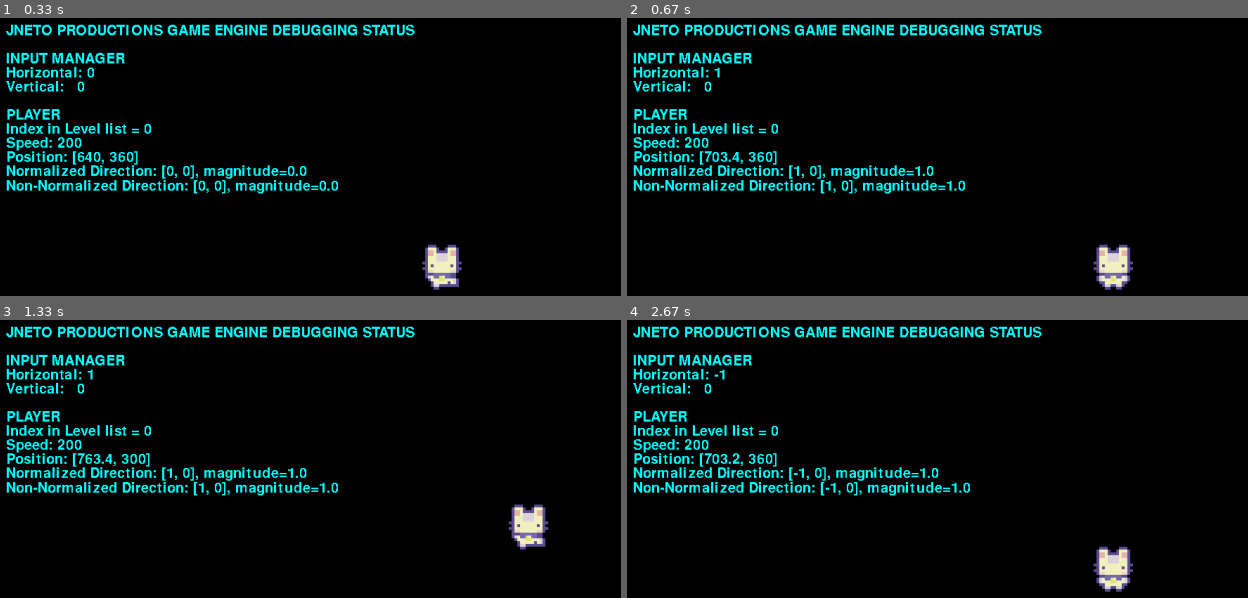
Above: before the commit, frames 1-4 (two rows, left to right).
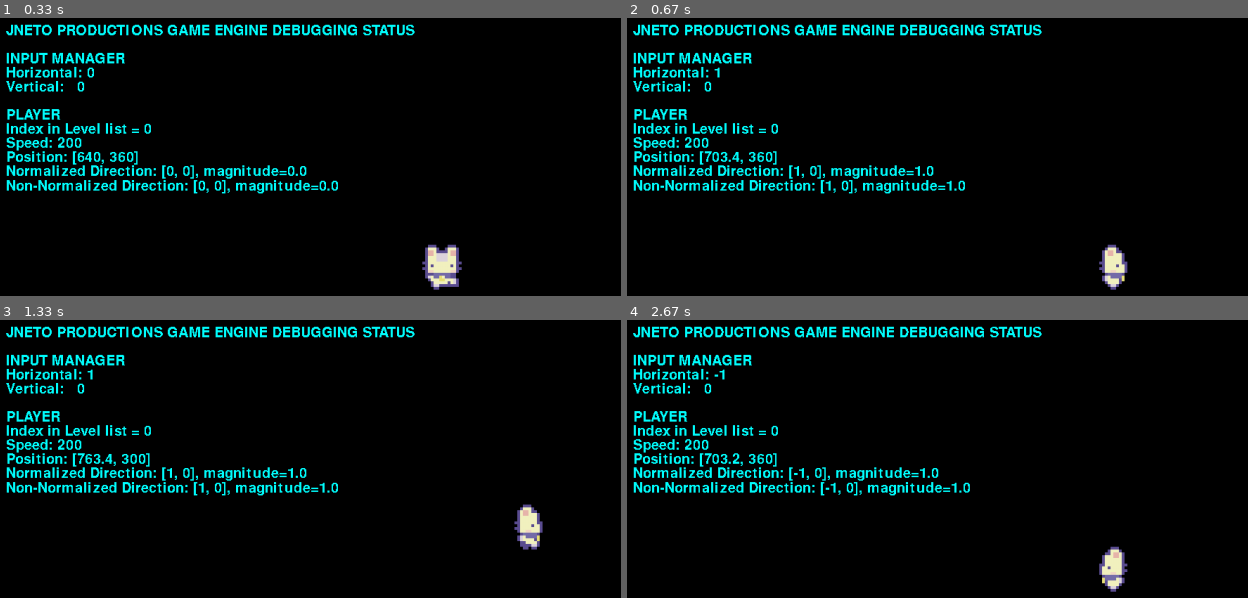
Above: after the commit, the same moments.

Repository: JNetoGH/Pygame-Shop-Game
Game: pygame game, started from game/main.py
Same seed, same stepped clock (60 frames per second), same inputs: the game is played once before the commit and once after it.
Inputs:
- Up to frame 1 (0.33 s): no input
- Up to frame 2 (0.67 s): hold D from 0.33 s (still down)
- Up to frame 3 (1.33 s): release D at 0.8 s; hold W 0.83-1.13 s; hold D from 1.17 s (still down)
- Up to frame 4 (2.67 s): release D at 1.63 s; hold A 1.67-2.2 s; hold S 2.23-2.53 s; hold A from 2.57 s (still down)

Frame 1 is identical in both runs. In frame 2, 0.7% of the frame differs, in the area x 75-82%, y 81-98%; in frame 3, 0.7%; in frame 4, 0.7%.

Commit message:
animation system done

Diff:
--- a/game/level.py
+++ b/game/level.py
@@ -22,7 +22,7 @@
         self.start()  # called once
 
     def start(self):
-        player = Player(pygame.math.Vector2(HALF_SCREEN_WIDTH, HALF_SCREEN_HEIGHT), self.all_sprites, self)
+        self.player = Player(pygame.math.Vector2(HALF_SCREEN_WIDTH, HALF_SCREEN_HEIGHT), self.all_sprites, self)
 
     def tick(self):
         for gm in self.all_game_obj:
--- a/game/main.py
+++ b/game/main.py
@@ -1,7 +1,7 @@
 import pygame
 
-from systems.debugging_canvas import DebuggingCanvas
-from systems.input_manager import InputManager
+from systems.debug.debugging_canvas import DebuggingCanvas
+from systems.input.input_manager import InputManager
 from level import Level
 from settings import *
 
@@ -26,10 +26,10 @@
             pygame.display.update()
 
     def print_status(self):
-        font = pygame.font.Font('freesansbold.ttf', 20)# create a text surface object,
+        font = pygame.font.Font('freesansbold.ttf', 20)  # create a text surface object,
         msgs = "JNETO PRODUCTIONS GAME ENGINE DEBUGGING STATUS" "\n" + \
                "\nINPUT MANAGER\n" + InputManager.get_status() + "\n" + \
-               "\nPLAYER\n" + self.level.all_game_obj[0].get_status() #player is 0
+               "\nPLAYER\n" + self.level.player.get_status()  #player is 0 in the list of objects as well
         # calls the method that displays text on screen
         DebuggingCanvas.blit_text(self.screen, msgs, (20, 20), font, color="cyan")
 
--- a/game/player.py
+++ b/game/player.py
@@ -1,42 +1,10 @@
 import pygame
 import numpy
+
+from systems.animation.animation_clip import AnimationClip
+from systems.animation.animation_controller import AnimationController
 from gameobjs.game_obj import GameObject
-from systems.input_manager import InputManager
-
-#  allows us to walk through folders
-from os import walk
-
-
-# it's basically a list of images
-class Animation:
-
-    def __init__(self, name: str, folder_path: str):
-        self.name = name
-        self.images = []
-        self.import_images_from_folder(folder_path)
-
-    # imports every image inside a folder
-    def import_images_from_folder(self, folder_path) -> None:
-        surface_list = []
-        print("importing ", end="")
-        for folder_name, sub_folder, img_files_list in walk(folder_path):
-            print(f"{folder_name} => {img_files_list}:")
-            for img_name in img_files_list:
-                img_path = folder_path + "/" + img_name
-                print(f"{img_path}")
-                img_surface = pygame.image.load(img_path).convert_alpha()
-                surface_list.append(img_surface)
-            print()
-        for img in surface_list:
-            self.images.append(img)
-
-    def add_unitary_and_manually(self, image_path) -> None:
-        image_surface = pygame.image.load(image_path).convert_alpha()
-        self.images.append(image_surface)
-
-
-class AnimationController:
-    pass
+from systems.input.input_manager import InputManager
 
 
 class Player(GameObject):
@@ -46,23 +14,21 @@
         # movement related
         self.non_normalized_direction: pygame.math.Vector2 = pygame.math.Vector2(0, 0)
         self.normalized_direction: pygame.math.Vector2 = pygame.math.Vector2(0, 0)
-        self.speed = 200
+        self.move_speed = 200
 
-        # sprites
-        # a dictionary that holds all sprites of this GameObject as a list for each position
-        self.animations_dictionary = self.import_sprites_as_dictionary()
-        self.animation_status = "down"  # the key to a animation list in the dictionary
-        self.current_frame_index = 0  # the current img of the list of the dictionary
-        self.animation_speed = 4
+        # animations and controller
+        self.animation_walk_down = AnimationClip("walk_down", "0resources/graphics/character/down_walk")
+        self.animation_walk_right = AnimationClip("walk_right", "0resources/graphics/character/right_walk")
+        self.animation_walk_up = AnimationClip("walk_up", "0resources/graphics/character/up_walk")
+        self.animation_walk_left = AnimationClip("walk_left", "0resources/graphics/character/left_walk")
+        self.animation_controller = AnimationController(self.animation_walk_down)
+        self.animation_controller.add_animation(self.animation_walk_right, self.animation_walk_up, self.animation_walk_left)
 
         # the image itself
-        self.image = self.animations_dictionary[self.animation_status][self.current_frame_index]
+        self.image = self.animation_walk_right.images[0]
 
         # the rectangle that represent the game object: the center pos of the rect is the same of the player pos
         self.rect = self.image.get_rect(center=self.position)
-
-
-
 
     def start(self) -> None:
         print("oi")
@@ -70,7 +36,18 @@
     def tick(self) -> None:
         self.move()
 
-    def move(self):
+    def render(self) -> None:
+        if InputManager.Horizontal_Axis == -1:
+            self.animation_controller.set_current_animation("walk_left")
+        if InputManager.Horizontal_Axis == 1:
+            self.animation_controller.set_current_animation("walk_right")
+        if InputManager.Vertical_Axis == -1:
+            self.animation_controller.set_current_animation("walk_up")
+        if InputManager.Vertical_Axis == 1:
+            self.animation_controller.set_current_animation("walk_down")
+        self.animation_controller.animate(self)
+
+    def move(self) -> None:
         # generates a new move direction and normalizes it
         self.normalized_direction = pygame.math.Vector2(0, 0)
         self.non_normalized_direction = pygame.math.Vector2(InputManager.Horizontal_Axis, InputManager.Vertical_Axis)
@@ -78,63 +55,14 @@
         if numpy.linalg.norm(self.non_normalized_direction) != 0:
             # normalizes the new direction
             self.normalized_direction = self.non_normalized_direction / numpy.linalg.norm(self.non_normalized_direction)
-
         # moves frame-rate independent
-        self.position.x += self.normalized_direction.x * self.speed * self.level.game.delta_time
-        self.position.y += self.normalized_direction.y * self.speed * self.level.game.delta_time
+        self.position.x += self.normalized_direction.x * self.move_speed * self.level.game.delta_time
+        self.position.y += self.normalized_direction.y * self.move_speed * self.level.game.delta_time
         self.rect.center = self.position  # updates the rect position
-
-    def render(self) -> None:
-        self.animate()
-
-
-    # ANIMATE
-    def animate(self):
-        # jump from frame to frame
-        self.current_frame_index += self.animation_speed * self.level.game.delta_time
-        # sets back to the first frame if it's bigger than the size of the animation
-        if self.current_frame_index >= len(self.animations_dictionary[self.animation_status]):
-            self.current_frame_index = 0
-        self.image = self.animations_dictionary[self.animation_status][int(self.current_frame_index)]
-
-
-    # ANIMATION SPRITES DITIONARY
-    def import_sprites_as_dictionary(self):
-        animations_dictionary = {
-                        "up": [],       "down": [],       "left": [],       "right": [],
-                        "up_idle": [],  "down_idle": [],  "left_idle": [],  "right_idle": [],
-                        "up_hoe": [],   "down_hoe": [],   "left_hoe": [],   "right_hoe": [],
-                        "up_axe": [],   "down_axe": [],   "left_axe": [],   "right_axe": [],
-                        "up_water": [], "down_water": [], "left_water": [], "right_water": []
-                     }
-
-        # adds the images to the dictionaries lists, searching for a folder with its key name
-        for animation_folder_name in animations_dictionary.keys():
-            path = "resources/graphics/character/" + animation_folder_name
-            animations_dictionary[animation_folder_name] = self.import_imgs_from_folder(path)
-
-        return animations_dictionary
-
-    # imports every image inside a folder
-    def import_imgs_from_folder(self, path):
-        surface_list = []
-
-        print("importing ", end="")
-        for folder_name, sub_folder, img_files_list in walk(path):
-            print(f"{folder_name} => {img_files_list}:")
-            for img_name in img_files_list:
-                img_path = path + "/" + img_name
-                print(f"{img_path}")
-                img_surface = pygame.image.load(img_path).convert_alpha()
-                surface_list.append(img_surface)
-            print()
-
-        return surface_list
-
 
     def get_status(self) -> str:
         return f"Index in Level list = {self.get_index_in_level_list()}\n" \
-               f"Speed: {self.speed}\n" \
+               f"Speed: {self.move_speed}\n" \
                f"Position: {self.position}\n" \
                f"Normalized Direction: {self.normalized_direction}, magnitude={numpy.linalg.norm(self.normalized_direction)}\n" \
                f"Non-Normalized Direction: {self.non_normalized_direction}, magnitude={numpy.linalg.norm(self.non_normalized_direction)}"
--- /dev/null
+++ b/game/systems/animation/animation_clip.py
@@ -0,0 +1,30 @@
+from os import walk   # allow us to walk through folders
+import pygame
+
+
+# it's basically a list of images
+class AnimationClip:
+
+    def __init__(self, name: str, folder_path: str):
+        self.name = name
+        self.images = []
+        self.import_images_from_folder(folder_path)
+
+    # imports every image inside a folder
+    def import_images_from_folder(self, folder_path) -> None:
+        surface_list = []
+        print("importing ", end="")
+        for folder_name, sub_folder, img_files_list in walk(folder_path):
+            print(f"{folder_name} => {img_files_list}:")
+            for img_name in img_files_list:
+                img_path = folder_path + "/" + img_name
+                print(f"{img_path}")
+                img_surface = pygame.image.load(img_path).convert_alpha()
+                surface_list.append(img_surface)
+            print()
+        for img in surface_list:
+            self.images.append(img)
+
+    def add_unitary_and_manually(self, image_path) -> None:
+        image_surface = pygame.image.load(image_path).convert_alpha()
+        self.images.append(image_surface)
--- /dev/null
+++ b/game/systems/animation/animation_controller.py
@@ -0,0 +1,37 @@
+# sets the current animation in a animation list and the current frame of the animation according to a speed
+from systems.animation.animation_clip import AnimationClip
+from gameobjs.game_obj import GameObject
+
+
+class AnimationController:
+
+    def __init__(self, default_animation_clip: AnimationClip):
+        self.default_animation_clip = default_animation_clip
+        self.animation_clips_list = [self.default_animation_clip]
+        self.current_animation_clip_name = self.default_animation_clip.name
+        self.current_animation_clip = self.default_animation_clip
+        self.current_frame_index = 0  # the current img of the animation clip
+        self.animation_speed = 4
+
+    def add_animation(self, *animations: AnimationClip) -> None:
+        for animation in animations:
+            self.animation_clips_list.append(animation)
+
+    def remove_animation(self, *animations: AnimationClip) -> None:
+        for animation in animations:
+            self.animation_clips_list.remove(animation)
+
+    def set_current_animation(self, animation_clip_name) -> None:
+        for animation_clip in self.animation_clips_list:
+            if animation_clip.name == animation_clip_name:
+                self.current_animation_clip = animation_clip
+                self.current_animation_clip_name = animation_clip_name
+
+    # ANIMATE
+    def animate(self, game_object: GameObject) -> None:
+        # jump from frame to frame
+        self.current_frame_index += self.animation_speed * game_object.level.game.delta_time
+        # sets back to the first frame if it's bigger than the size of the animation
+        if self.current_frame_index >= len(self.current_animation_clip.images):
+            self.current_frame_index = 0
+        game_object.image = self.current_animation_clip.images[int(self.current_frame_index)]
Renamed: game/resources/graphics/character/down_axe/0.png -> game/0resources/graphics/character/down_axe/0.png
Renamed: game/resources/graphics/character/down_axe/1.png -> game/0resources/graphics/character/down_axe/1.png
Renamed: game/resources/graphics/character/down_hoe/0.png -> game/0resources/graphics/character/down_hoe/0.png
Renamed: game/resources/graphics/character/down_hoe/1.png -> game/0resources/graphics/character/down_hoe/1.png
Renamed: game/resources/graphics/character/down/0.png -> game/0resources/graphics/character/down_idle/0.png
Renamed: game/resources/graphics/character/down_idle/1.png -> game/0resources/graphics/character/down_idle/1.png
Renamed: game/resources/graphics/character/down_idle/0.png -> game/0resources/graphics/character/down_walk/0.png
Renamed: game/resources/graphics/character/down/1.png -> game/0resources/graphics/character/down_walk/1.png
Renamed: game/resources/graphics/character/down/2.png -> game/0resources/graphics/character/down_walk/2.png
Renamed: game/resources/graphics/character/down/3.png -> game/0resources/graphics/character/down_walk/3.png
Renamed: game/resources/graphics/character/down_water/0.png -> game/0resources/graphics/character/down_water/0.png
Renamed: game/resources/graphics/character/down_water/1.png -> game/0resources/graphics/character/down_water/1.png
(and 38 more such lines)
